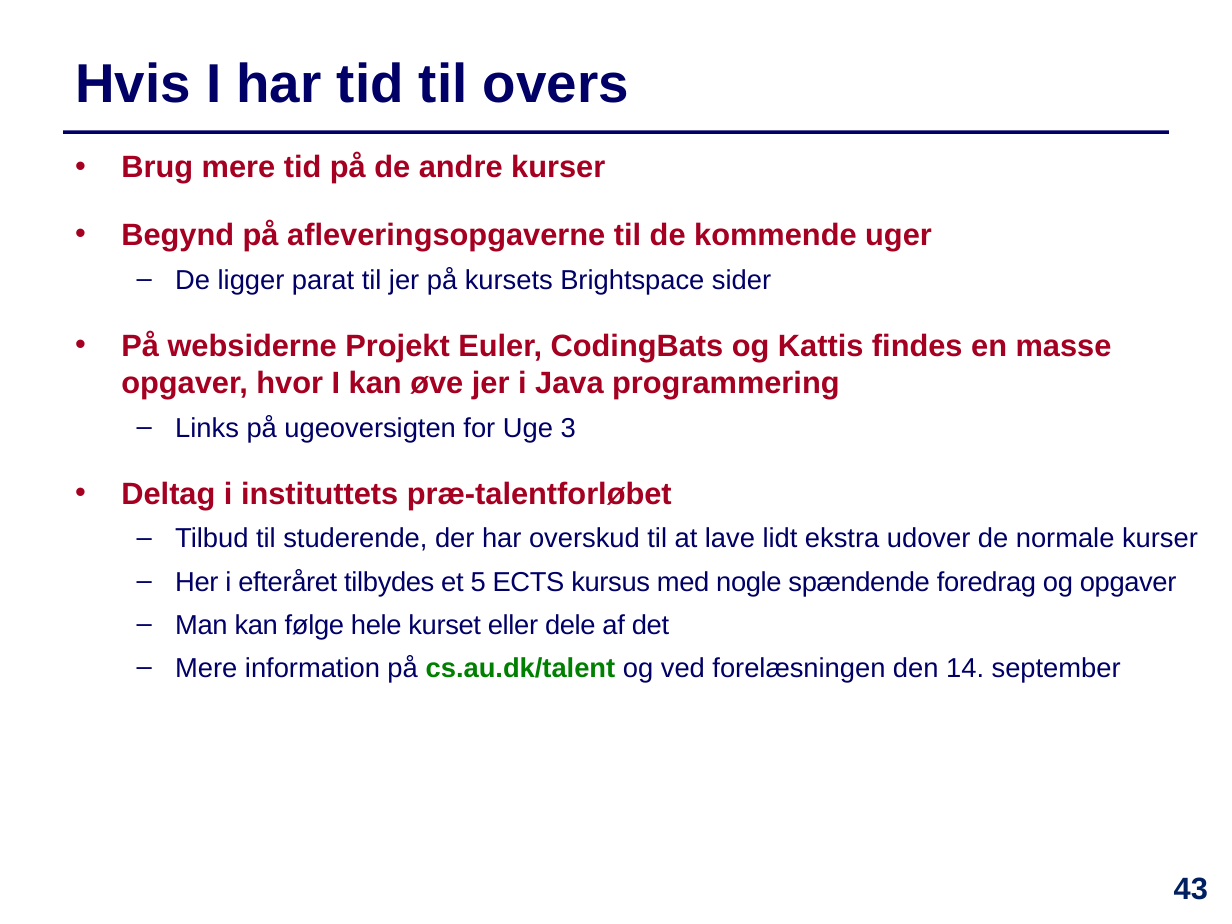
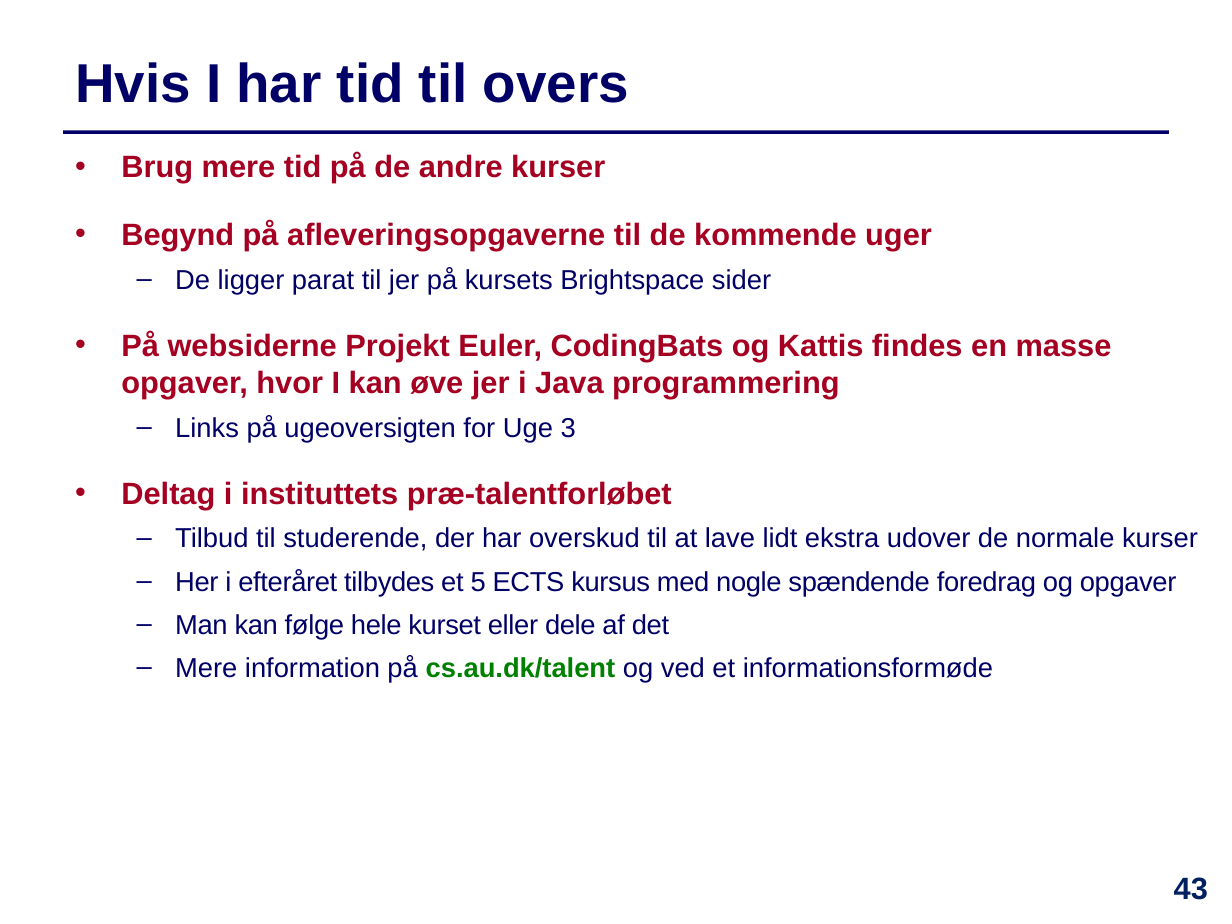
Before and after one commit to IntProgAU/Materiale, a slide deck: slide 43 of web/e23/uge_1b/Slides-Uge1-Torsdag.pptx. Drawn at 1232x924 pixels with LibreOffice and Linux fonts; fonts in the diff are those of the drawing. Boxes give left, top, right and bottom in pixels: in the first picture for what was removed or moved away, otherwise in the second. Text is boxed around its words. In the diff, an @@ line names an element or a change of style, - is before the commit and + after.

```diff
--- a/web/e23/uge_1b/Slides-Uge1-Torsdag.pptx
+++ b/web/e23/uge_1b/Slides-Uge1-Torsdag.pptx
@@ text at [175, 656, 993, 683]: text changed @@
-  – Mere information på cs.au.dk/talent og ved forelæsningen den 14. september
+  – Mere information på cs.au.dk/talent og ved et informationsformøde
```
Also in this commit, not shown: 2 other slides changed, 1 other file.
